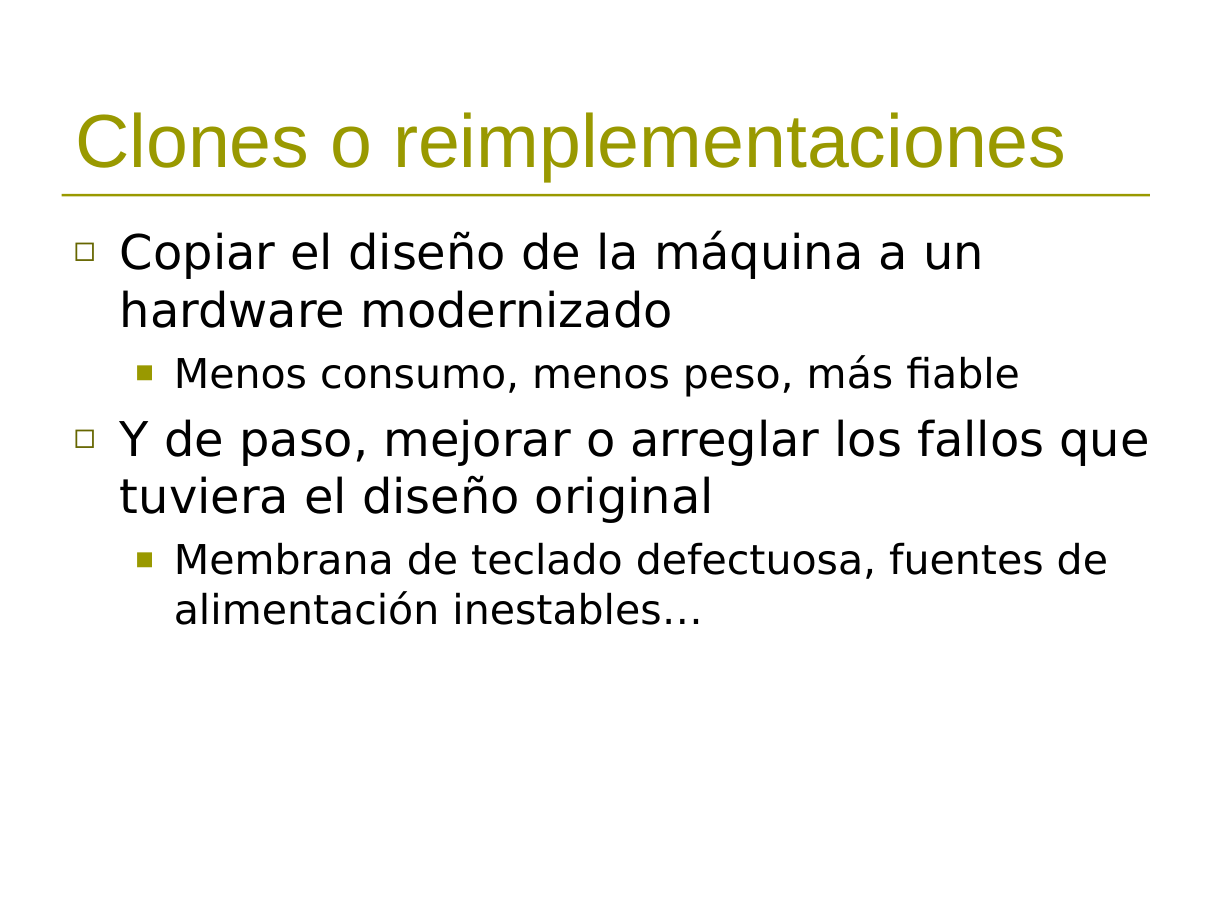
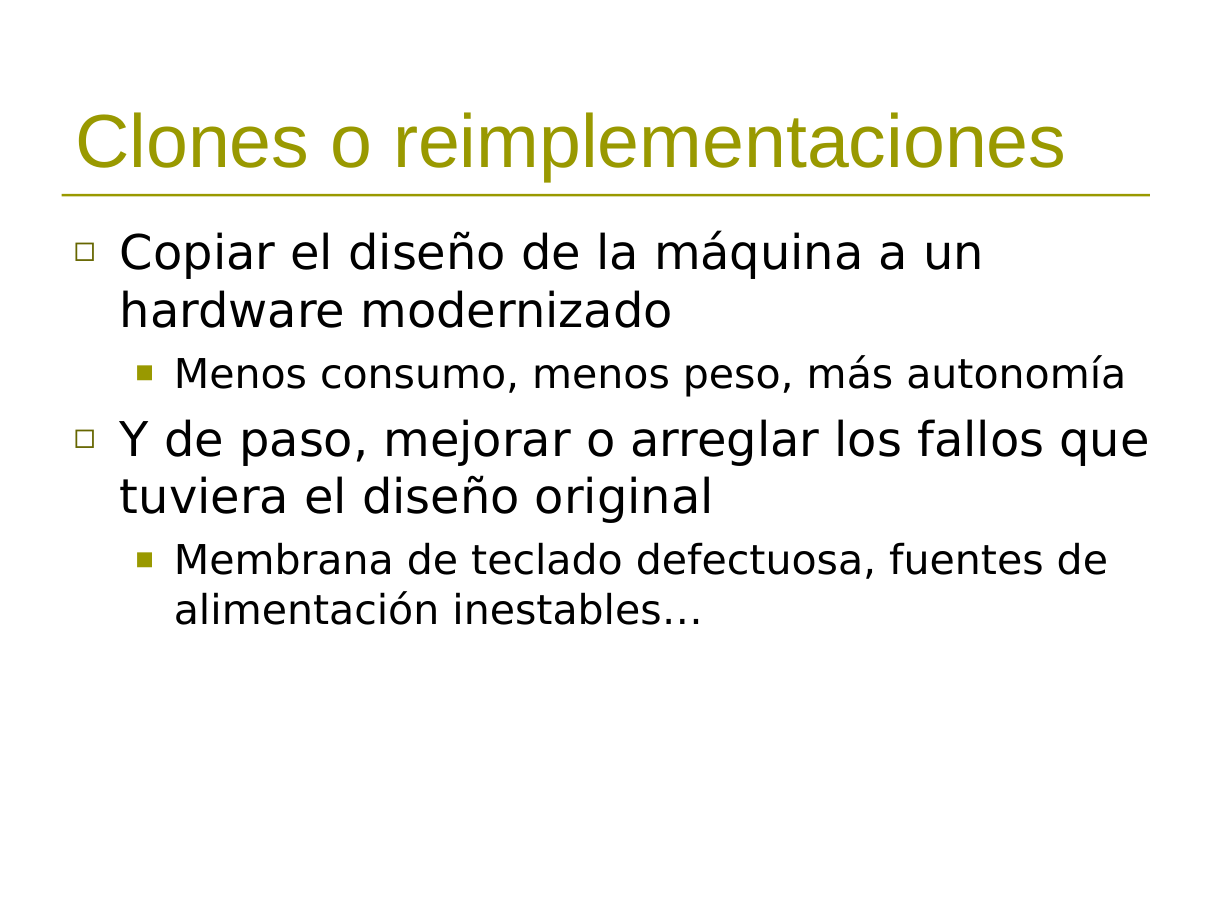
Before and after one commit to sadman/zxuno-mirror, a slide deck: slide 6 of varios/presentacion_zxuno_retrosevilla.ppt (slide 5 before the commit). Drawn at 1232x924 pixels with LibreOffice and Linux fonts; fonts in the diff are those of the drawing; background and template pictures are left out. Boxes give left, top, right and bottom in pixels: in the first picture for what was removed or moved away, otherwise in the second. Text is boxed around its words. In the diff, an @@ line names an element or a change of style, - is before the commit and + after.

```diff
--- a/varios/presentacion_zxuno_retrosevilla.ppt
+++ b/varios/presentacion_zxuno_retrosevilla.ppt
@@ text at (x1=174, y1=355, x2=1126, y2=397): text changed @@
-  ■ Menos consumo, menos peso, más fiable
+  ■ Menos consumo, menos peso, más autonomía
```
Also in this commit, not shown: 5 other slides changed, 2 slides added, 1 other file.
